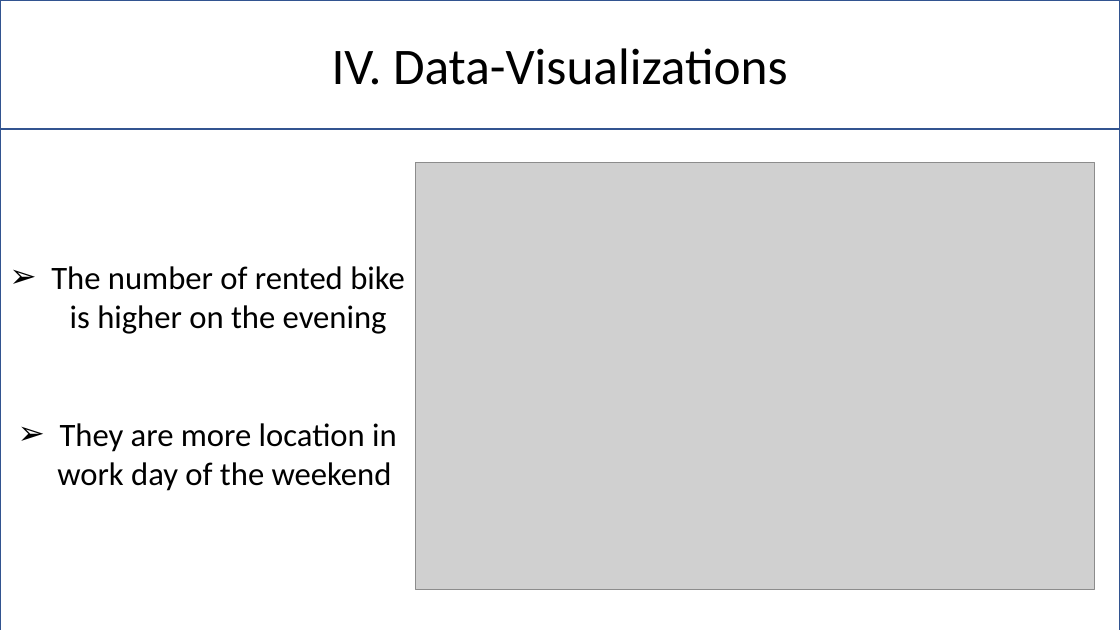
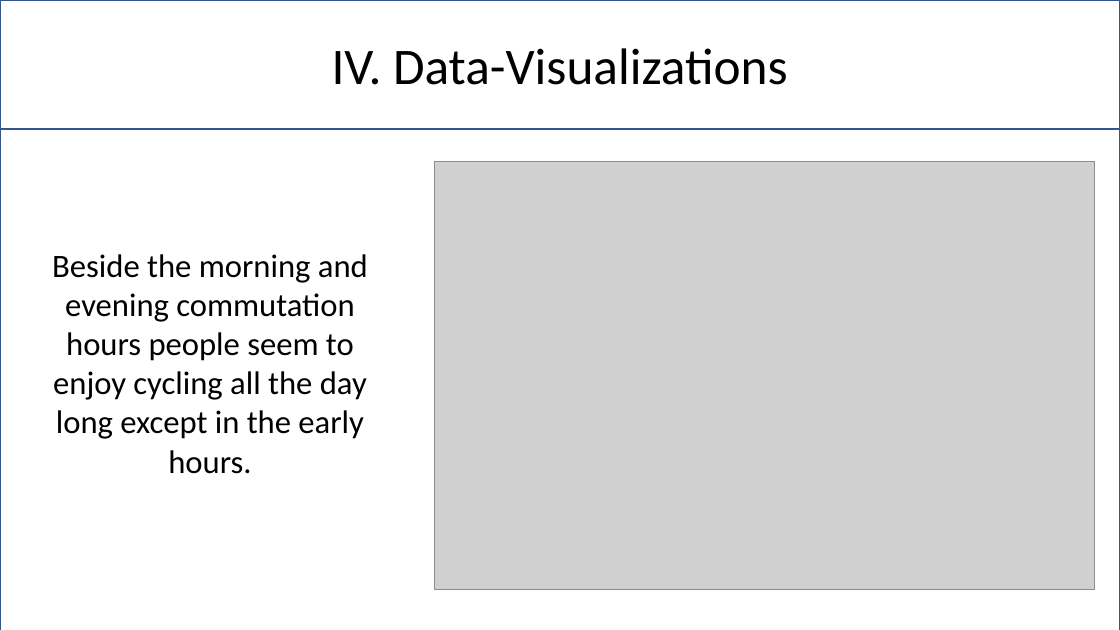
Before and after one commit to Pierre-Portfolio/Seoul-Bike-Sharing, a slide deck: slide 8 of livrable/rapport/SeoulPierreAnthony.pptx. Drawn at 1120x630 pixels with LibreOffice and Linux fonts; fonts in the diff are those of the drawing; grey boxes stand for pictures; background and template pictures are left out. Boxes give left, top, right and bottom in pixels: in the first picture for what was removed or moved away, otherwise in the second. Text is boxed around its words. In the diff, an @@ line names an element or a change of style, - is before the commit and + after.

```diff
--- a/livrable/rapport/SeoulPierreAnthony.pptx
+++ b/livrable/rapport/SeoulPierreAnthony.pptx
@@ picture: place and size @@
-picture at bbox=[416, 162, 1095, 589]
+picture at bbox=[435, 162, 1095, 590]
@@ text at bbox=[52, 254, 368, 474]: text changed @@
-➢ The number of rented bike is higher on the evening
-➢ They are more location in work day of the weekend
+Beside the morning and evening commutation hours people seem to enjoy cycling all the day long except in the early hours.
```
Also in this commit, not shown: 3 other slides changed.
